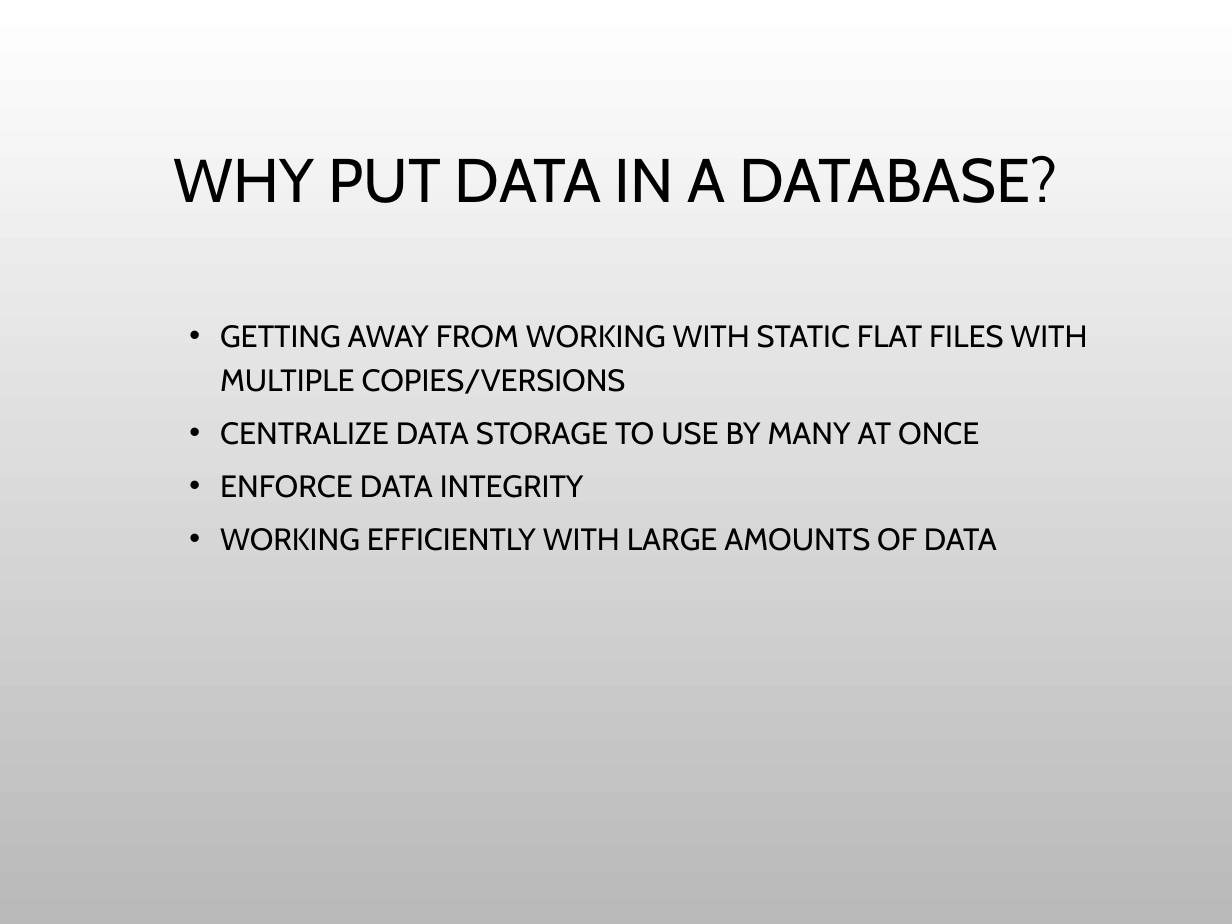
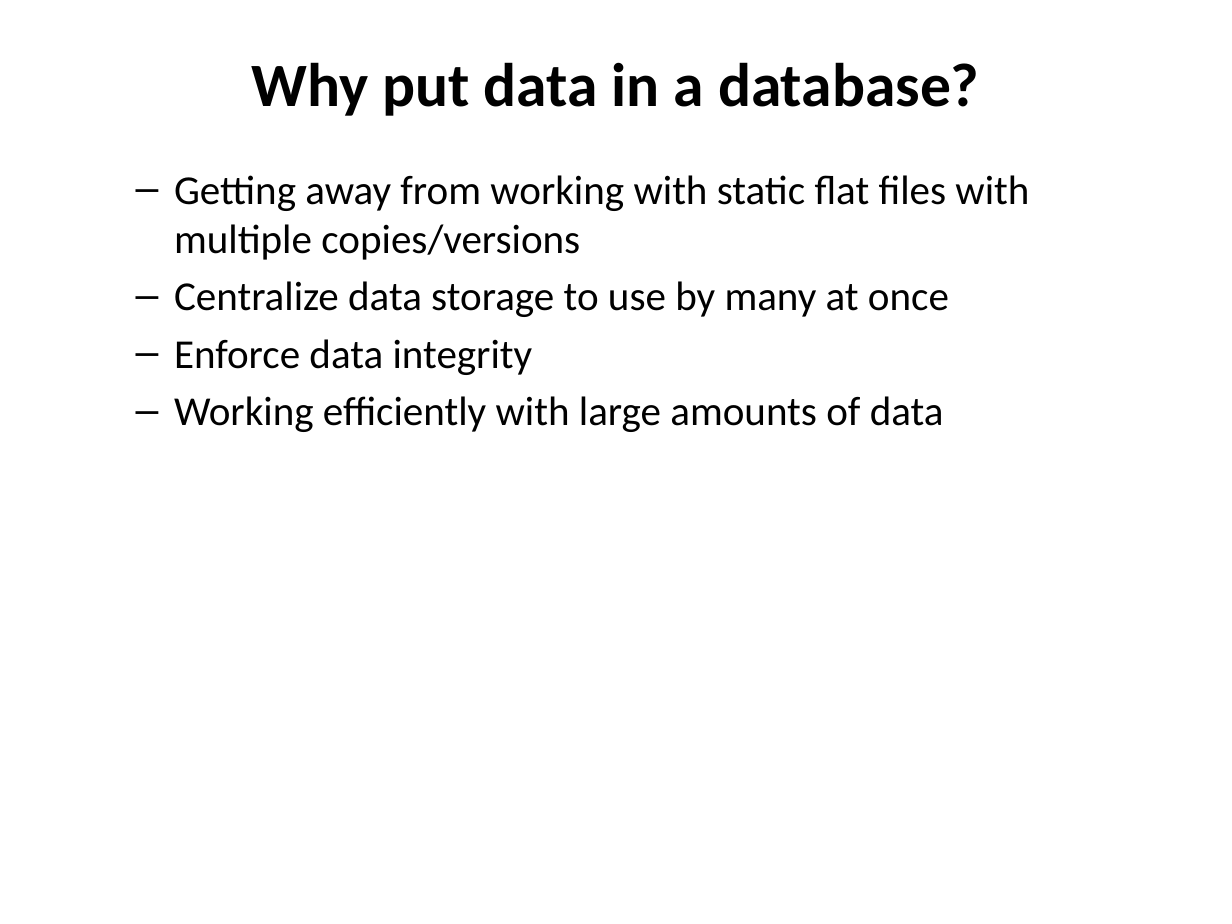
Before and after one commit to kstierhoff/rDatabase, a slide deck: slide 3 of Doc/template/template.pptx. Drawn at 1232x924 pixels with LibreOffice and Linux fonts; fonts in the diff are those of the drawing; background and template pictures are left out. Boxes give left, top, right and bottom in pixels: in the first picture for what was removed or moved away, otherwise in the second. Text is boxed around its words. In the diff, an @@ line names an element or a change of style, - is before the commit and + after.

```diff
--- a/Doc/template/template.pptx
+++ b/Doc/template/template.pptx
@@ background picture (left out) to #FFFFFF @@
@@ title at [252, 62, 979, 116]: text changed; font Cabin to Calibri; bold on @@
-WHY PUT DATA IN A DATABASE?
+Why put data in a database?
@@ text at [174, 175, 1029, 432]: text changed; size 18 to 24 pt; font Cabin to Calibri @@
-  • GETTING AWAY FROM WORKING WITH STATIC FLAT FILES WITH MULTIPLE COPIES/VERSIONS
-  • CENTRALIZE DATA STORAGE TO USE BY MANY AT ONCE
-  • ENFORCE DATA INTEGRITY
-  • WORKING EFFICIENTLY WITH LARGE AMOUNTS OF DATA
+  – Getting away from working with static flat files with multiple copies/versions
+  – Centralize data storage to use by many at once
+  – Enforce data integrity
+  – Working efficiently with large amounts of data
```
Also in this commit, not shown: 6 other slides changed, 3 slides added, 1 slide removed, 10 other files.
